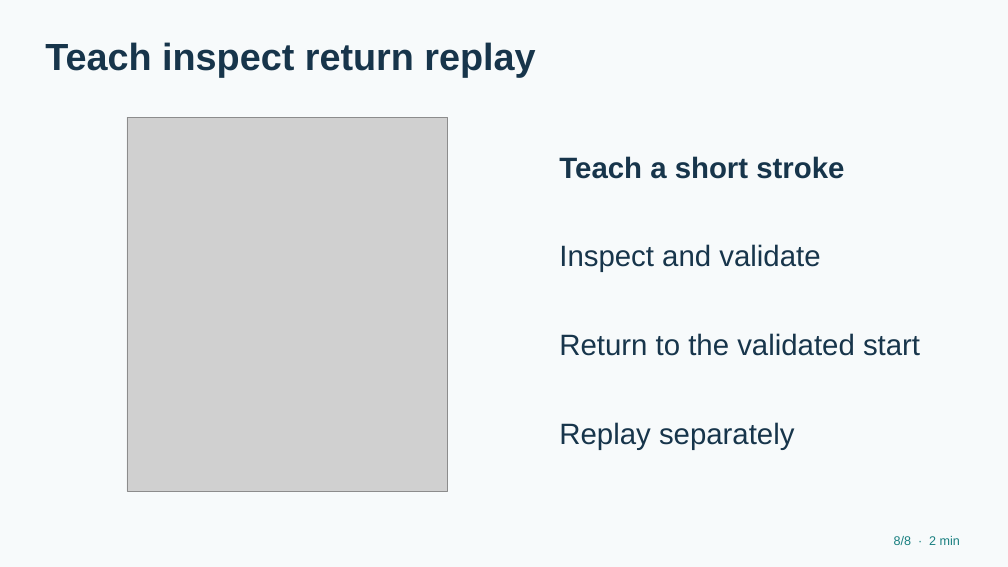
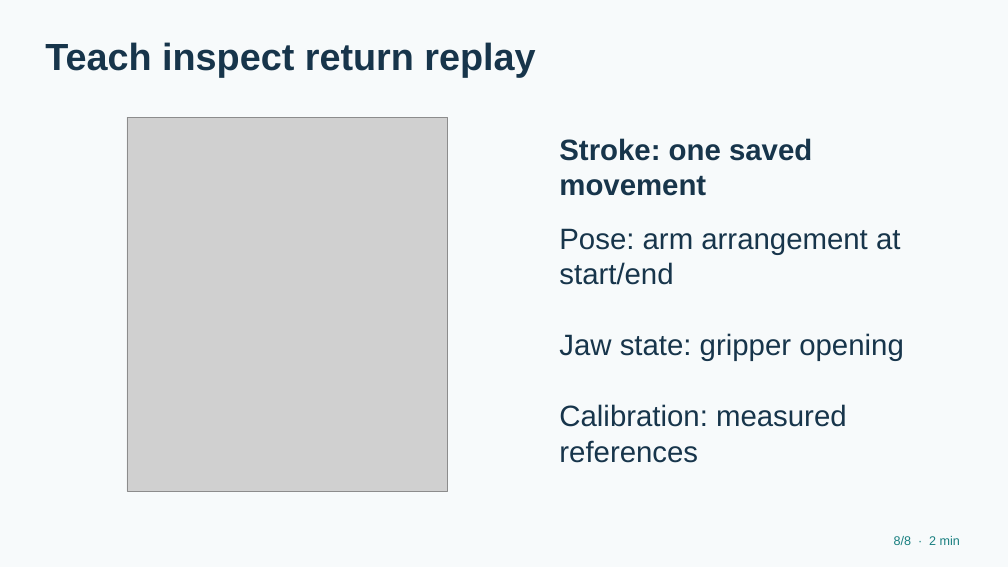
Before and after one commit to mul-cps/teaching-exciting-science-2026, a slide deck: slide 8 of docs/workshop-slides.pptx. Drawn at 1008x567 pixels with LibreOffice and Linux fonts; fonts in the diff are those of the drawing; grey boxes stand for pictures. Boxes give left, top, right and bottom in pixels: in the first picture for what was removed or moved away, otherwise in the second. Text is boxed around its words. In the diff, an @@ line names an element or a change of style, - is before the commit and + after.

Commit message:
fix(workshop): align beginner instructions and generated materials
Match the Blockly/Python starter, introduce teaching vocabulary before use and provide actual paper observation inputs. Preserve document images while projecting plain browser text and restore a real slide prediction prompt. Regenerated materials pass independent scoped review, 65 focused tests, three fresh notebooks, manifest/ZIP and changed-render checks. Durable evidence SHA256: 198c3720b34a45ec8260f6c39bac3786cbaf9d9c79a26f7295df44b4e8cfabf9. Physical rehearsal and main release remain open.

```diff
--- a/docs/workshop-slides.pptx
+++ b/docs/workshop-slides.pptx
@@ text at [559, 138, 812, 196]: text changed @@
-Teach a short stroke
+Stroke: one saved movement
@@ text at [559, 228, 900, 285]: text changed @@
-Inspect and validate
+Pose: arm arrangement at start/end
@@ text at [559, 333, 904, 361]: text changed @@
-Return to the validated start
+Jaw state: gripper opening
@@ text at [559, 404, 847, 463]: text changed @@
-Replay separately
+Calibration: measured references
```
Also in this commit, not shown: 4 other slides changed, 26 other files.
